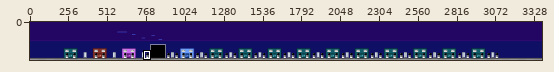
Edited in one commit: pixel-art file (public/game/tiles/start.aseprite). Above: a wide view before the commit, with the close-up outlined.
Close-up. Before the commit:
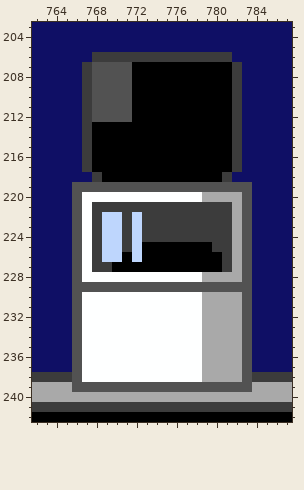
3376x312 pixels, 1 frame. Shown: x 762..787, y 203..242. The wide view leaves out empty margins. The commit also changed other parts of the picture, which this record leaves out.
After:
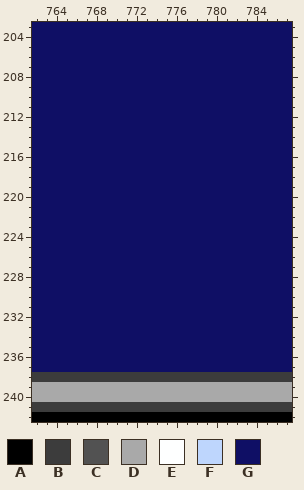
Palette (. is transparent): A #000000  B #3c3c3c  C #525252  D #a9a9a9  E #feffff  F #bed6fd  G #0f0f65
Diff:
Changed rows in their new state; - is an unchanged pixel.
Layer "machines":
first column x 766:
206 --GGGGGGGGGGGGGG--
207 -GGGGGGGGGGGGGGGG-
208 -GGGGGGGGGGGGGGGG-
209 -GGGGGGGGGGGGGGGG-
210 -GGGGGGGGGGGGGGGG-
211 -GGGGGGGGGGGGGGGG-
212 -GGGGGGGGGGGGGGGG-
213 -GGGGGGGGGGGGGGGG-
214 -GGGGGGGGGGGGGGGG-
215 -GGGGGGGGGGGGGGGG-
216 -GGGGGGGGGGGGGGGG-
217 -GGGGGGGGGGGGGGGG-
218 --GGGGGGGGGGGGGG--
219 GGGGGGGGGGGGGGGGGG
220 GGGGGGGGGGGGGGGGGG
221 GGGGGGGGGGGGGGGGGG
222 GGGGGGGGGGGGGGGGGG
223 GGGGGGGGGGGGGGGGGG
224 GGGGGGGGGGGGGGGGGG
225 GGGGGGGGGGGGGGGGGG
226 GGGGGGGGGGGGGGGGGG
227 GGGGGGGGGGGGGGGGGG
228 GGGGGGGGGGGGGGGGGG
229 GGGGGGGGGGGGGGGGGG
230 GGGGGGGGGGGGGGGGGG
231 GGGGGGGGGGGGGGGGGG
232 GGGGGGGGGGGGGGGGGG
233 GGGGGGGGGGGGGGGGGG
234 GGGGGGGGGGGGGGGGGG
235 GGGGGGGGGGGGGGGGGG
236 GGGGGGGGGGGGGGGGGG
237 GGGGGGGGGGGGGGGGGG
238 BBBBBBBBBBBBBBBBBB
239 DDDDDDDDDDDDDDDDDD
Pixel boxes of the changes (left, top, right, bottom) in both close-ups:
changed: (72, 52, 252, 392)
